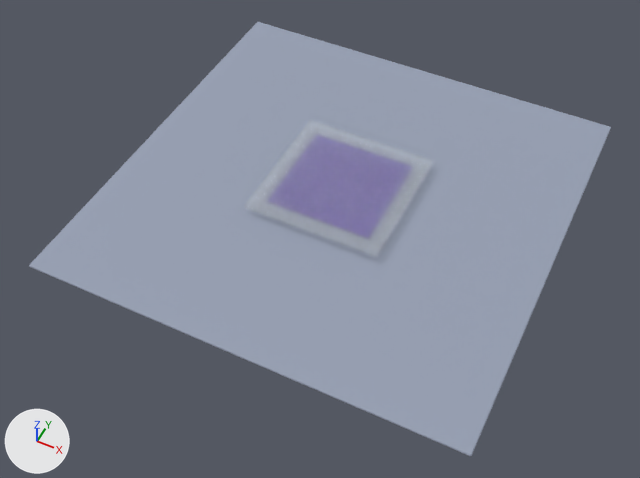
Renders of the Blender file blender_modelbench/SpecimenFrame/blender/Specimen_Frame_Transparent.blend from each side of a commit.
Camera for both pictures: a camera (50 mm lens) standing at (16.9, -36.8, 39.9) and looking at (-0.1, -2.8, -2.5). The axes (+X, +Y, +Z) are drawn at lower left. The lights are the same throughout. The first picture is the older version.

The first picture shows 'PREVIEW_BACKDROP', 'SPECIMEN_INNER_PANEL', 'SPECIMEN_OUTER_FRAME'.
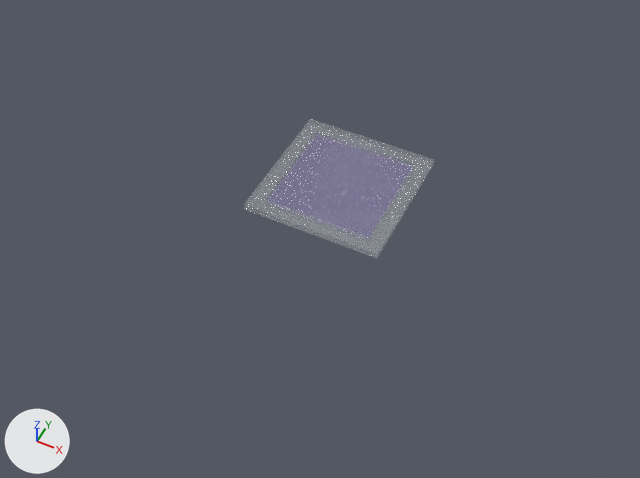
What differs and where, as boxes (x1, y1, x2, y2) in the pictures (640 x 478 px):
'PREVIEW_BACKDROP', deleted: before (29, 22, 611, 456)
'SPECIMEN_INNER_PANEL', recoloured: (268, 135, 412, 237) in both

What changed in the scene script:
```text
Change mat_mat_innerpanel_transparentlavender:
    where n1 = _N.new('ShaderNodeBsdfPrincipled'); n1.name = 'Translucent Principled'
    n1.inputs[0].default_value: (0.32, 0.14, 0.82, 0.76) -> (0.64, 0.52, 1.0, 0.74)  # 'Base Color', purple #9969ea -> 'Base Color', purple #d1bfff
Remove ob_preview_backdrop:
    ob_preview_backdrop = bpy.data.objects.new('PREVIEW_BACKDROP', me_cube_001)
    ob_preview_backdrop.location = (0.0, 0.0, -0.72)
    _m = ob_preview_backdrop.modifiers.new('Soft Edge Bevel', 'BEVEL')
    _m.width = 0.3
    _m.width_pct = 0.3
    _m.segments = 6
```
